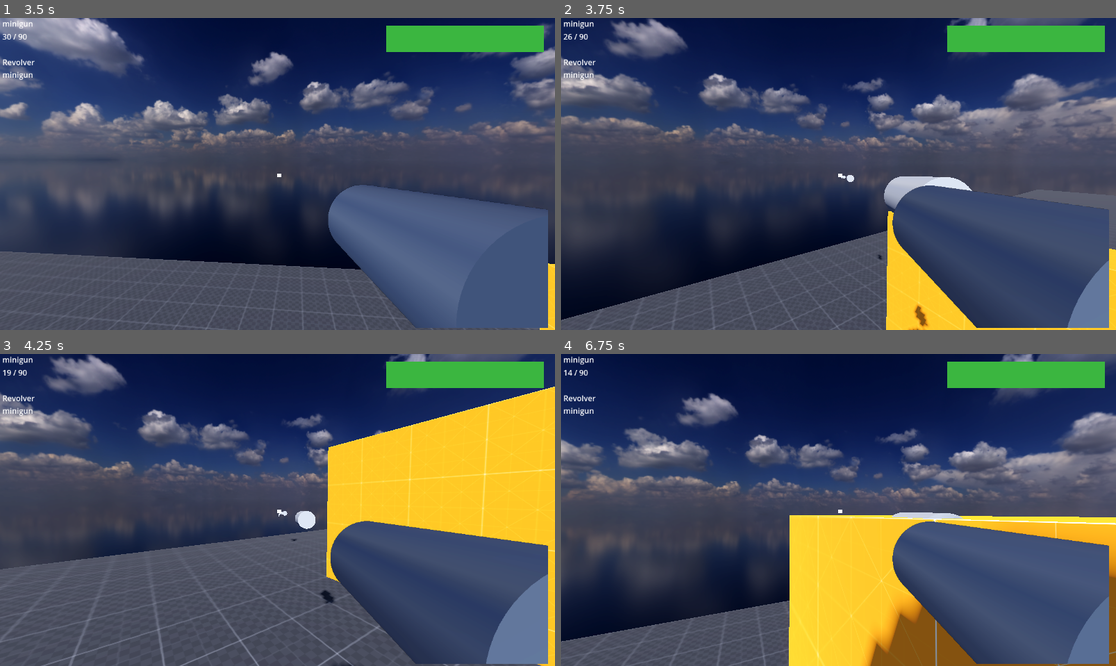
Above: before the commit, frames 1-4 (two rows, left to right).
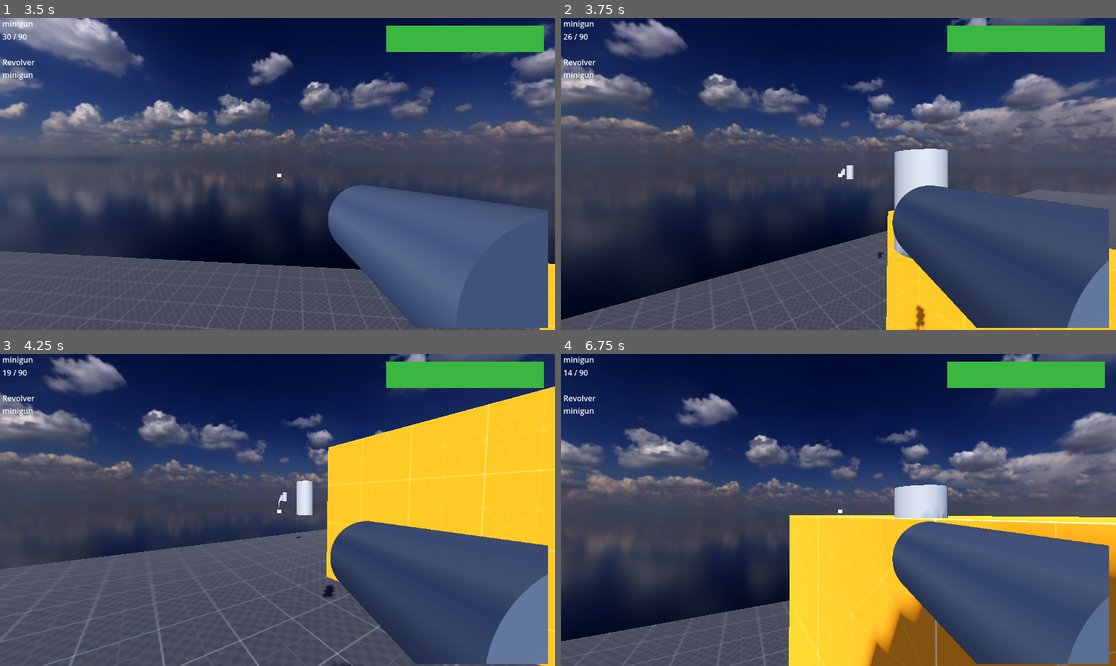
Above: after the commit, the same moments.

Repository: Inquisitor718/MadCow
Game: Godot game, scene res://scenes/main.tscn
Same seed, same stepped clock (60 frames per second), same inputs: the game is played once before the commit and once after it.
Inputs (mouse positions are in pixels of both pictures, inside the frame that each line leads up to):
- Up to frame 1 (3.5 s): tap Enter (ui_accept) at 0.5, 2.75 s; move the mouse to (305, 174) at 0.52 s; press the mouse at (305, 174) at 0.53 s; hold V (Weapon_Up) from 0.53 s (still down); tap Space (jump) at 0.77, 1.52, 3.02 s; move the mouse to (249, 174) at 1.27 s; release the mouse at (249, 174) at 1.28 s; tap Ctrl (crouch) at 1.35 s; move the mouse to (288, 167) at 2.02 s; hold E (free_look) 2.03-2.78 s; move the mouse to (271, 180) at 2.77 s; tap Shift (sprint) at 2.85 s
- Up to frame 2 (3.75 s): keep holding V (Weapon_Up); move the mouse to (877, 177) at 3.52 s; press the mouse at (877, 177) at 3.53 s
- Up to frame 3 (4.25 s): keep holding V (Weapon_Up); tap Space (jump) at 3.77 s
- Up to frame 4 (6.75 s): move the mouse to (794, 506) at 4.27 s; release the mouse at (794, 506) at 4.28 s; tap Ctrl (crouch) at 4.35 s; tap Space (jump) at 4.52, 6.02 s; move the mouse to (844, 510) at 5.02 s; hold E (free_look) 5.03-5.78 s; move the mouse to (816, 503) at 5.77 s; release V (Weapon_Up) at 5.78 s; hold D (right) 5.78-6.53 s; tap Shift (sprint) at 5.85 s; move the mouse to (866, 510) at 6.52 s; press the mouse at (866, 510) at 6.53 s; hold V (Weapon_Up) from 6.53 s (still down)

Frame 1 is identical in both runs. In frame 2, 1.5% of the frame differs, in the area x 50-75%, y 41-100%; in frame 3, 0.6%; in frame 4, 0.9%.

Commit message:
Fixed a bug which caused Proj from using the cam as the origin

Diff:
--- a/madcow-decease/scenes/bullet.tscn
+++ b/madcow-decease/scenes/bullet.tscn
@@ -13,6 +13,7 @@
 
 [node name="Bullet" type="RigidBody3D" groups=["Proj"]]
 transform = Transform3D(1, 0, 0, 0, -0.00439826, 0.99999, 0, -0.99999, -0.00439826, 0, 0, 0)
+top_level = true
 collision_layer = 4
 collision_mask = 7
 mass = 0.01
--- a/madcow-decease/scenes/minigun.tscn
+++ b/madcow-decease/scenes/minigun.tscn
@@ -4,7 +4,7 @@
 
 [node name="minigun" type="Node3D" groups=["Proj"]]
 
-[node name="MeshInstance3D" type="MeshInstance3D" parent="."]
+[node name="MeshInstance3D" type="MeshInstance3D" parent="." groups=["Proj"]]
 transform = Transform3D(1, 0, 0, 0, -0.000331565, 1, 0, -1, -0.000331565, 0, 0, 0)
 layers = 2
 mesh = SubResource("CylinderMesh_haywc")
--- a/madcow-decease/scripts/w_manager.gd
+++ b/madcow-decease/scripts/w_manager.gd
@@ -139,6 +139,9 @@
 	var Direction = (Point - Bullet_Point.get_global_transform().origin).normalized()
 	var Projectile = Current_Weapon.Projectile_To_Load.instantiate()
 
+
+	Projectile.position = Bullet_Point.global_position
 	Bullet_Point.add_child(Projectile)
+	Projectile.look_at(Point)
 	Projectile.dmg = Current_Weapon.dmg
 	Projectile.set_linear_velocity(Direction*Current_Weapon.Projectile_Velocity)
